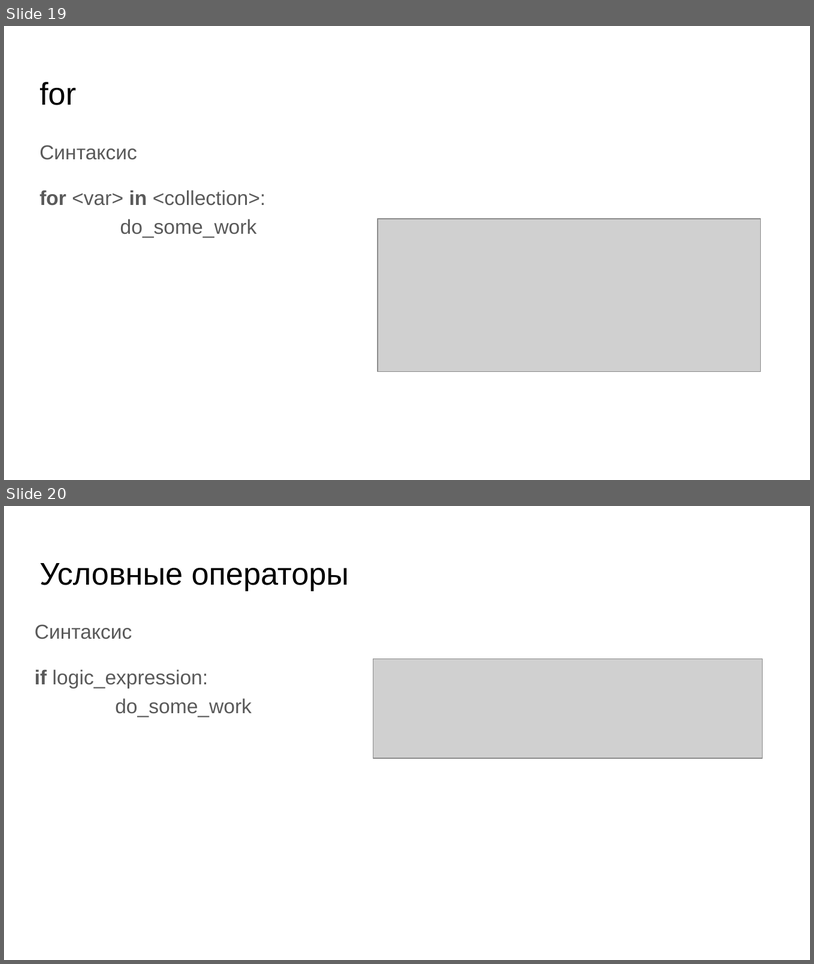
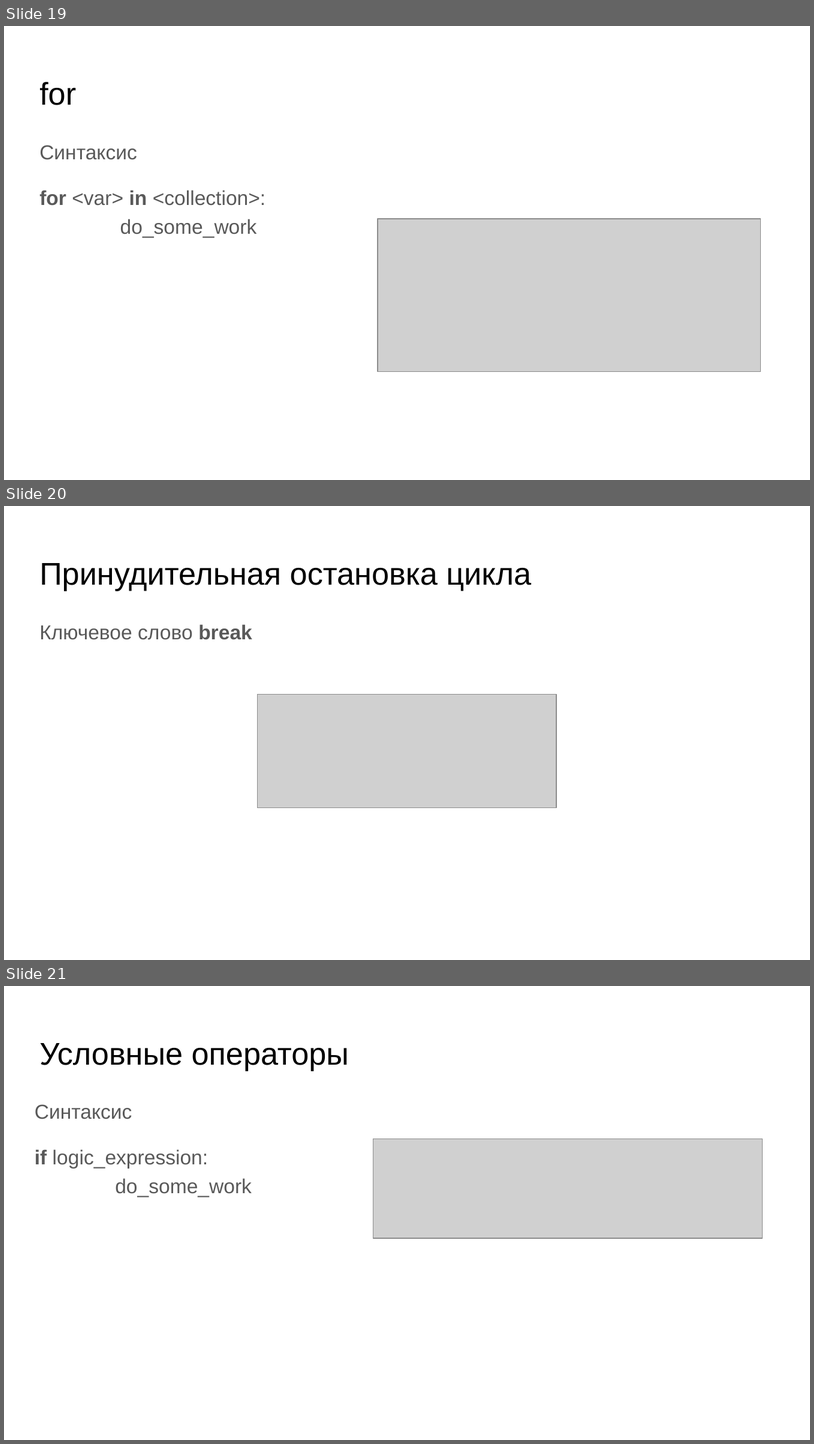
Before and after one commit to skhayrulin/python_course, a slide deck: lecture_python/Lecture3.pptx. Shown one above the other, each under a label of ours: slides 19 and 20 before the commit, slides 19, 20 and 21 after it. The pictures are 814x964 and 814x1444 pixels, drawn with LibreOffice and Linux fonts; fonts in the diff are those of the drawing; grey boxes stand for pictures. Boxes give left, top, right and bottom in pixels: in the first picture for what was removed or moved away, otherwise in the second. Text is boxed around its words. In the diff, an @@ line names an element or a change of style, - is before the commit and + after.

Commit message:
Edit lecture3.

```diff
--- a/lecture_python/Lecture3.pptx
+++ b/lecture_python/Lecture3.pptx
@@ slide 20 added at (x1=4, y1=506, x2=810, y2=960), background #FFFFFF @@
@@ title added at (x1=39, y1=563, x2=531, y2=591), 28 pt, text #000000 @@
+Принудительная остановка цикла
@@ text added at (x1=39, y1=624, x2=252, y2=640), 18 pt, text #595959 @@
+Ключевое слово break
@@ picture added at (x1=258, y1=694, x2=557, y2=808) @@
@@ what was slide 20 is now slide 21 @@
```
Also in this commit, not shown: 1 other file.
